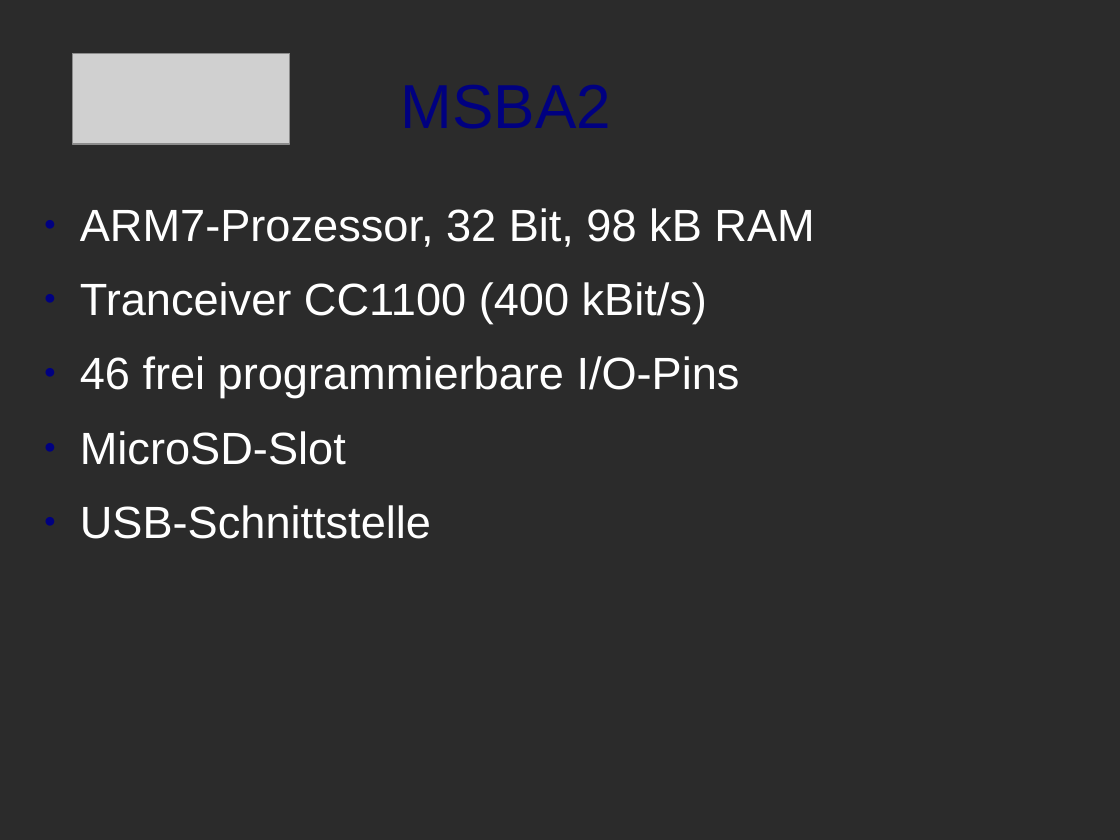
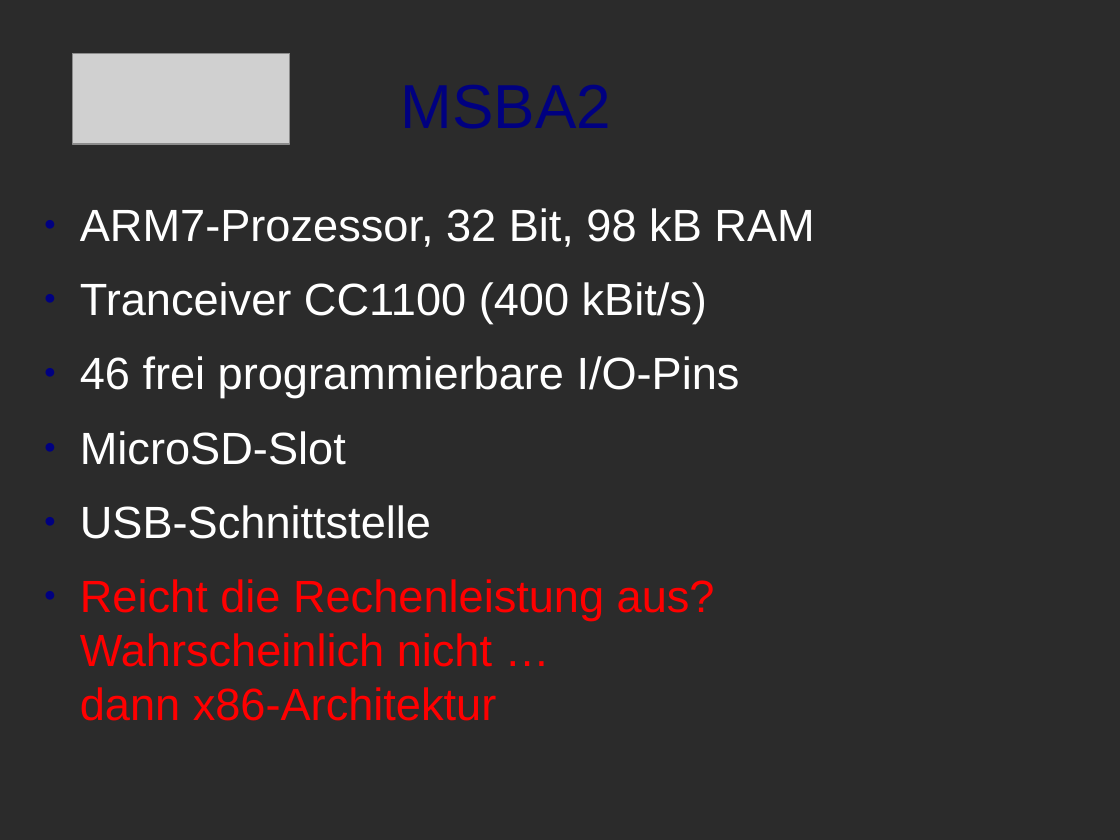
Before and after one commit to swp2013riot/riot-cam-driver, a slide deck: slide 5 of Erste Praesentation/Präsentation.odp. Drawn at 1120x840 pixels with LibreOffice and Linux fonts; fonts in the diff are those of the drawing; grey boxes stand for pictures; background and template pictures are left out; a plain dark background stands for a picture behind light text. Boxes give left, top, right and bottom in pixels: in the first picture for what was removed or moved away, otherwise in the second. Text is boxed around its words. In the diff, an @@ line names an element or a change of style, - is before the commit and + after.

```diff
--- a/Erste Praesentation/Präsentation.odp
+++ b/Erste Praesentation/Präsentation.odp
@@ text at <box>80,579,715,721</box>: paragraph added @@
+● Reicht die Rechenleistung aus?
+  Wahrscheinlich nicht …
+  dann x86-Architektur
```
Also in this commit, not shown: 4 other slides changed, 3 slides added, 1 slide removed.
